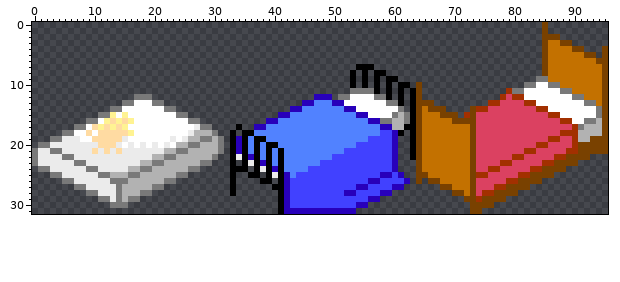
File history of a sprite sheet, core/assets/images/items/bed.png. Above, as it was before the edit.
The file is 96x32 pixels.
And afterwards:
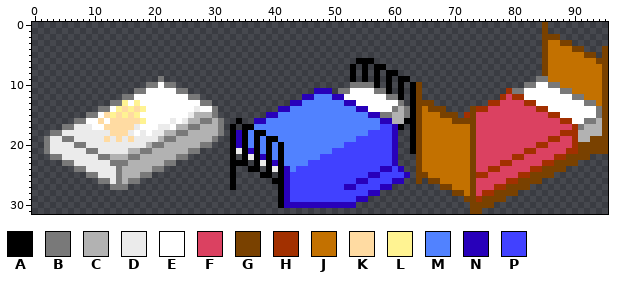
Palette (. is transparent): A #000000  B #797979  C #b2b2b2  D #ebebeb  E #ffffff  F #db4161  G #794100  H #a23000  J #c37100  K #ffdba2  L #fff392  M #5182ff  N #2800ba  P #4141ff
Author's note on the commit: Fixed Sleeping Above the Bed
The edit:
@@ x 0..65 @@
  5 ..................................................................
- 6 ..................................................................
- 7 ......................................................AAA.........
- 8 .....................................................A.A.AA.......
- 9 .....................................................A.A.A.AA.....
-10 .....................................................A.A.A.A.AA.G.
-11 .....................................................BBBBA.A.A.AG.
-12 .................BBB...........................NNN.BBEEEEBBA.A.AG.
-13 ...............BBEEEBB.......................NNMMMNNEEEEEEEBBA.AGG
-14 .............BBEEEEEEEBB...................NNMMMMMMMNNEEEEEEEB.AGJ
-15 ...........BBLELEEEEEEEEBB...............NNMMMMMMMMMMMNNEEEEBCBAGJ
-16 .........BBELKLKLEEEEEEEEEBB...........NNMMMMMMMMMMMMMMMNNBBCCBAGJ
-17 .......BBEKLKLKLEEEEEEEEEEEDBB....A..NNMMMMMMMMMMMMMMMMMMMNNCCAAGJ
-18 .....BBEEKEKKKKKLEEEEEEEEEDCCCB..A.AAMMMMMMMMMMMMMMMMMMMMMPPNA.AGJ
-19 ...BBDDDEEKKKKKDEEEEEEEDEDCCBBCB.ANAMAAMMMMMMMMMMMMMMMMMPPPPN..AGJ
-20 .BBDDDDDDDDKKKDEDEDEDEDECCBBCCCB.ANAMAMAAMMMMMMMMMMMMMPPPPPPN..AGJ
-21 BDDBBDDDDDKDKDKDDDDDDDCCBBCCCCCB.ANAMAMAMAMMMMMMMMMMPPPPPPPPN..AGJ
-22 BDDDDBBDDDDDDDDDDDDDCCBBCCCCCCB..ADANAMAMAMMMMMMMMPPPPPPPPPPN..AGJ
-23 BDDDDDDBBDDDDDDDDDCCBBCCCCCCBB...A.ADANAMAMMMMMMPPPPPPPPPPPPN...GJ
-24 .BBDDDDDDBBDDDDDCCBBCCCCCCBB.....AAA.ADANAMMMMPPPPPPPPPPPPPPN...GJ
-25 ...BBDDDDDDBBCCCBBCCCCCCBB.......A..AA.ADANMPPPPPPPPPPPPPPNNPN..GG
-26 .....BBDDDDDDBBBCCCCCCBB.........A....AA.ANPPPPPPPPPPPPPNNPPPPN.G.
-27 .......BBDDDDDBCCCCCBB...........A......AANPPPPPPPPPPPNNPPPPNN....
-28 .........BBDDDBCCCBB.............A.......ANPPPPPPPPPNNPPPPNN......
-29 ...........BBDBCBB.......................ANPPPPPPPPPPPPPNN........
-30 .............BBB.........................ANPPPPPPPPPPPNN..........
-31 .........................................ANNNNNNNNNNNN............
+ 6 ......................................................AAA.........
+ 7 .....................................................A.A.AA.......
+ 8 .....................................................A.A.A.AA.....
+ 9 .....................B...............................A.A.A.A.AA...
+10 ...................BBEBB.............................BBBBA.A.A.AG.
+11 .................BBEEEEEBB.....................NNN.BBEEEEBBA.A.AG.
+12 ...............BBEEEEEEEEEBB.................NNMMMNNEEEEEEEBBA.AG.
+13 .............BBLELEEEEEEEEEEBB.............NNMMMMMMMNNEEEEEEEB.AGG
+14 ...........BBELKLKLEEEEEEEEDEEB..........NNMMMMMMMMMMMNNEEEEBCBAGJ
+15 .........BBEKLKLKLEEEEEEEEDCCCB........NNMMMMMMMMMMMMMMMNNBBCCBAGJ
+16 .......BBEEKEKKKKKLEEEEDEDCCBBCB..A..NNMMMMMMMMMMMMMMMMMMMNNCCAAGJ
+17 .....BBDDDEEKKKKKDEEEDDECCBBCCCB.A.AAMMMMMMMMMMMMMMMMMMMMMPPNA.AGJ
+18 ...BBDDDDDDDDKKKDEDEDDCCBBCCCCCB.ANAMAAMMMMMMMMMMMMMMMMMPPPPN..AGJ
+19 ..BDDBBDDDDDKDKDKDDDDCBBCCCCCCB..ANAMAMAAMMMMMMMMMMMMMPPPPPPN..AGJ
+20 ..BDDDDBBDDDDDDDDDDCBBCCCCCCBB...ANAMAMAMAMMMMMMMMMMPPPPPPPPN..AGJ
+21 ..BDDDDDDBBDDDDDCCBBCCCCCCBB.....ADANAMAMAMMMMMMMMPPPPPPPPPPN..AGJ
+22 ...BBDDDDDDBBCCCBBCCCCCCBB.......A.ADANAMAMMMMMMPPPPPPPPPPPPN...GJ
+23 .....BBDDDDDDBBBCCCCCCBB.........AAA.ADANAMMMMPPPPPPPPPPPPPPN...GJ
+24 .......BBDDDDDBCCCCCBB...........A..AA.ADANMPPPPPPPPPPPPPPNNPN..GJ
+25 .........BBDDDBCCCBB.............A....AA.ANPPPPPPPPPPPPPNNPPPPN.GG
+26 ...........BBDBCBB...............A......AANPPPPPPPPPPPNNPPPPNN..G.
+27 .............BBB.................A.......ANPPPPPPPPPNNPPPPNN......
+28 .........................................ANPPPPPPPPPPPPPNN........
+29 .........................................ANPPPPPPPPPPPNN..........
+30 .........................................ANNNNNNNNNNNN............
+31 ..................................................................
Changed places in both pictures, as pixel boxes (x1, y1, x2, y2):
changed: (32, 58, 416, 214)
